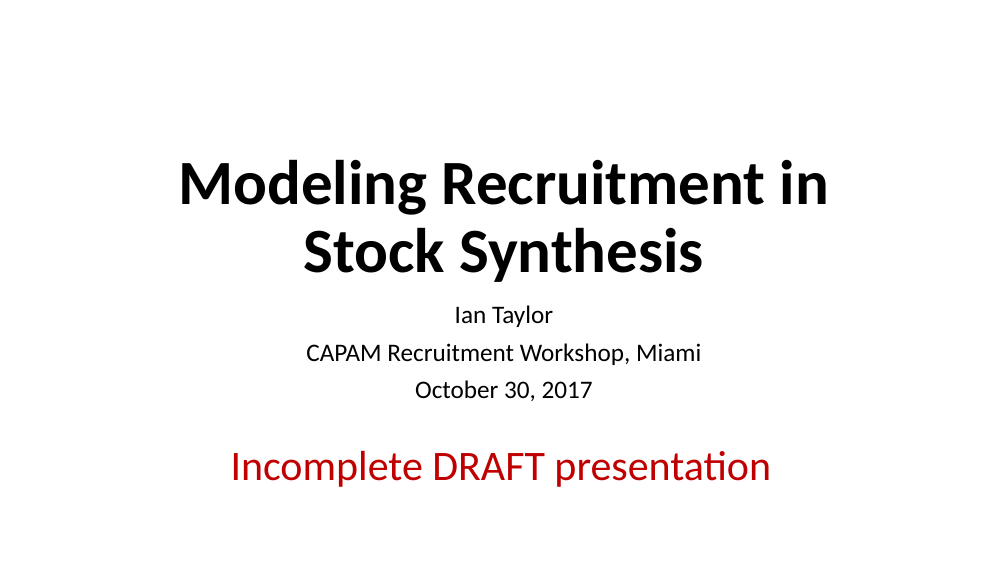
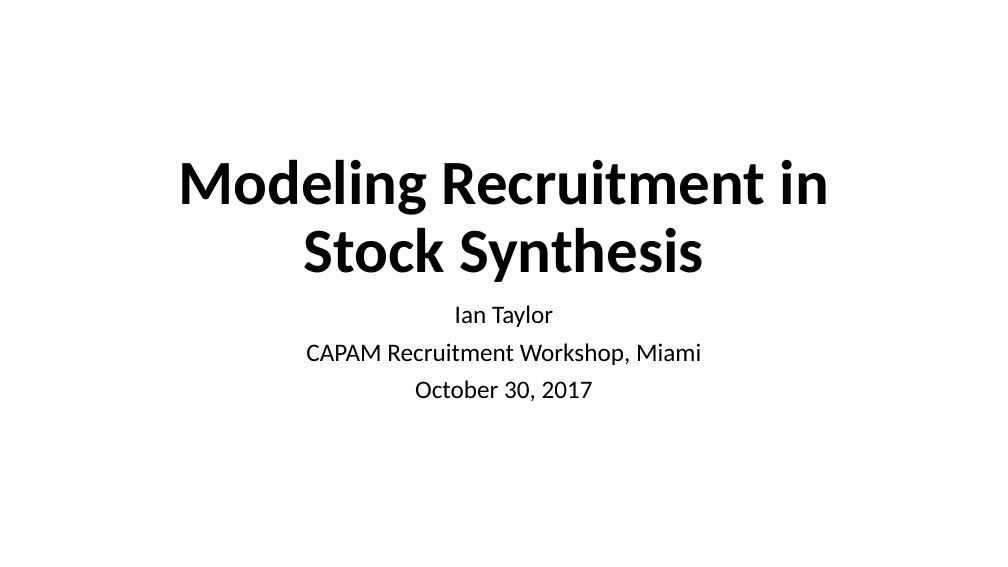
Before and after one commit to iantaylor-NOAA/SSrecruitment, a slide deck: slide 1 of Modeling Recruitment in Stock Synthesis.pptx. Drawn at 1008x567 pixels with LibreOffice and Linux fonts; fonts in the diff are those of the drawing. Boxes give left, top, right and bottom in pixels: in the first picture for what was removed or moved away, otherwise in the second. Text is boxed around its words. In the diff, an @@ line names an element or a change of style, - is before the commit and + after.

```diff
--- a/Modeling Recruitment in Stock Synthesis.pptx
+++ b/Modeling Recruitment in Stock Synthesis.pptx
@@ text removed at (x1=231, y1=451, x2=771, y2=487) @@
-Incomplete DRAFT presentation
```
Also in this commit, not shown: 5 other slides changed, 7 slides added, 3 slides removed, 1 other file.
